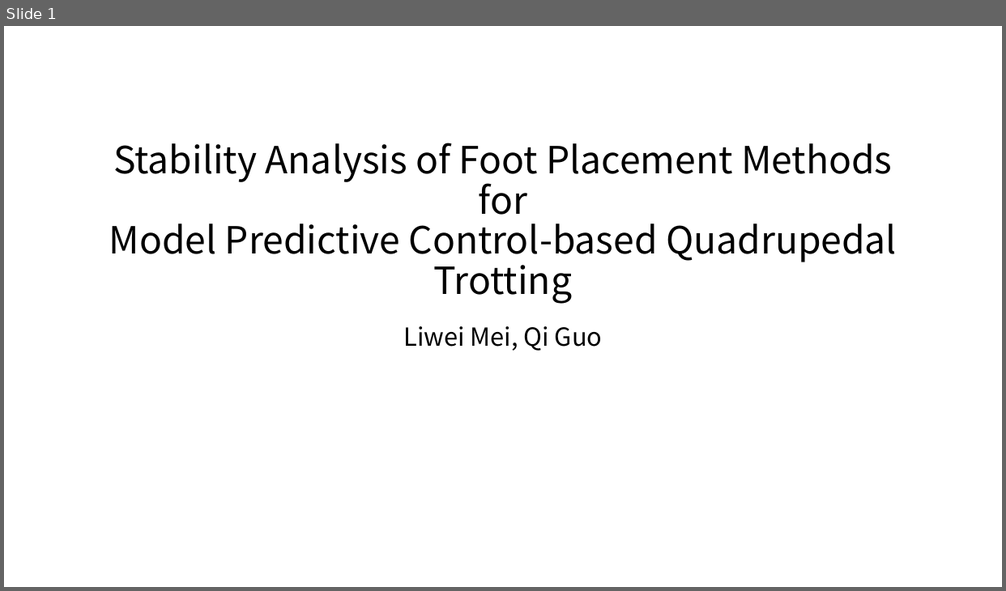
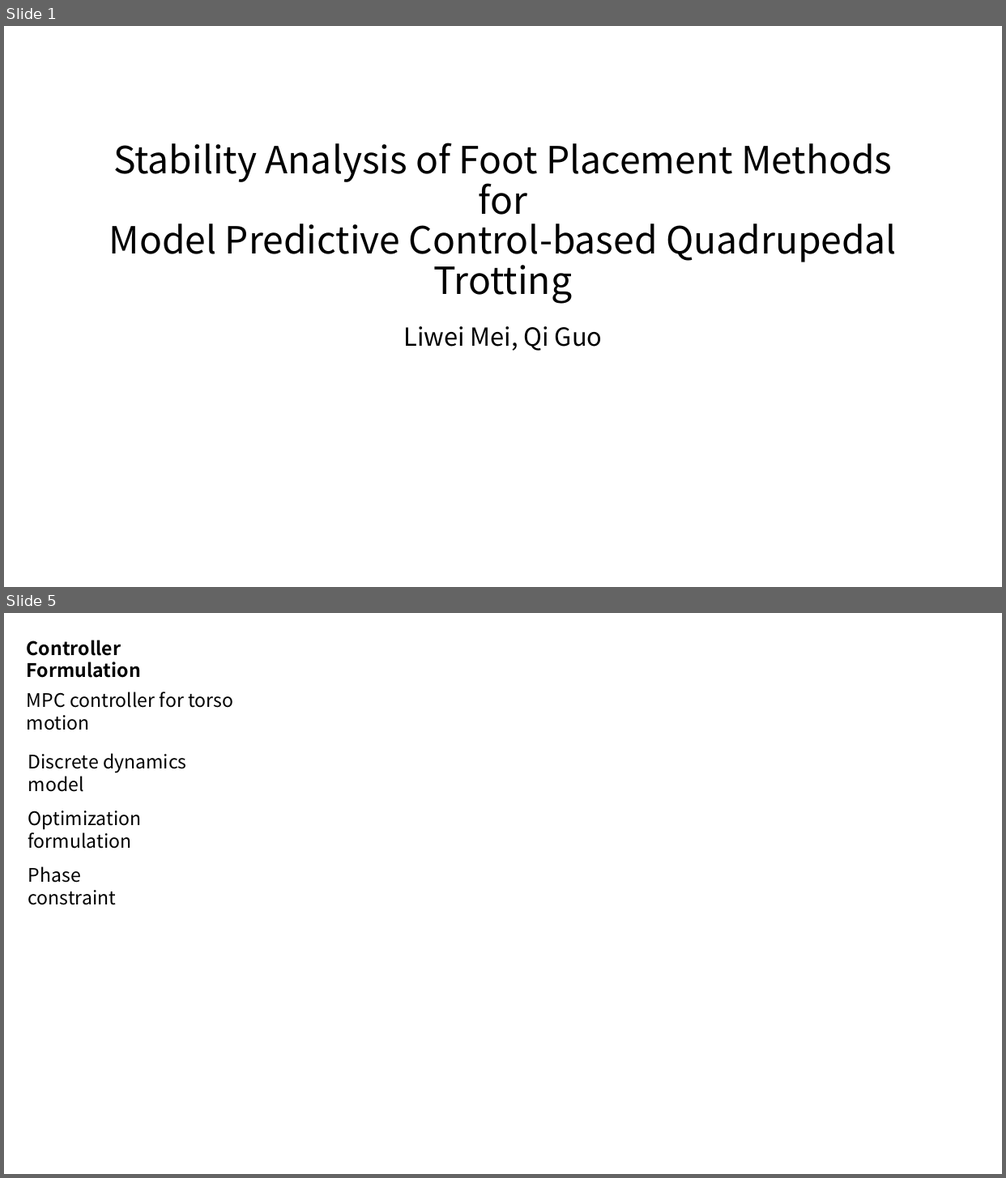
Before and after one commit to Meilili031010/locomotion-dynamics, a slide deck: pre.pptx. Shown one above the other, each under a label of ours: slide 1 before the commit, slides 1 and 5 after it; the slides between them are not shown. The pictures are 1006x591 and 1006x1178 pixels, drawn with LibreOffice and Linux fonts; fonts in the diff are those of the drawing. Boxes give left, top, right and bottom in pixels: in the first picture for what was removed or moved away, otherwise in the second. Text is boxed around its words. In the diff, an @@ line names an element or a change of style, - is before the commit and + after.

```diff
--- a/pre.pptx
+++ b/pre.pptx
@@ slide 5 added at (4, 613, 1002, 1174), background #FFFFFF @@
@@ text added at (27, 640, 141, 678), 18 pt, text #000000, bold @@
+Controller Formulation
@@ text added at (27, 692, 233, 730), 18 pt, text #000000 @@
+MPC controller for torso motion
@@ text added at (28, 753, 187, 792), 18 pt, text #000000 @@
+Discrete dynamics model
@@ text added at (28, 811, 142, 849), 18 pt, text #000000 @@
+Optimization formulation
@@ text added at (28, 867, 117, 905), 18 pt, text #000000 @@
+Phase constraint
```
Also in this commit, not shown: 6 other slides added, 1 slide removed.
